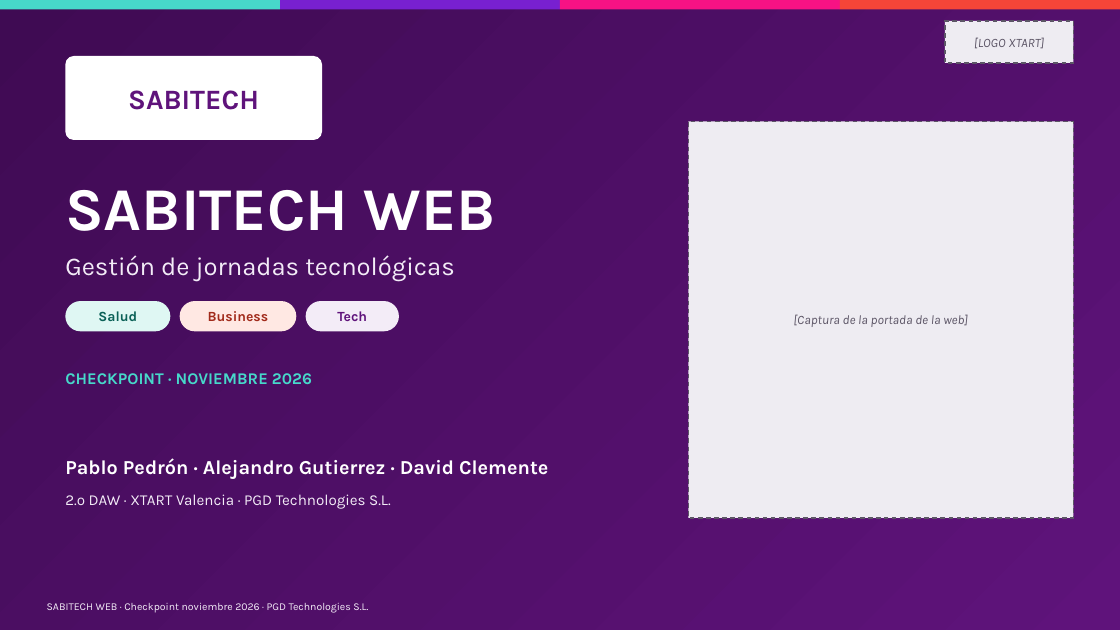
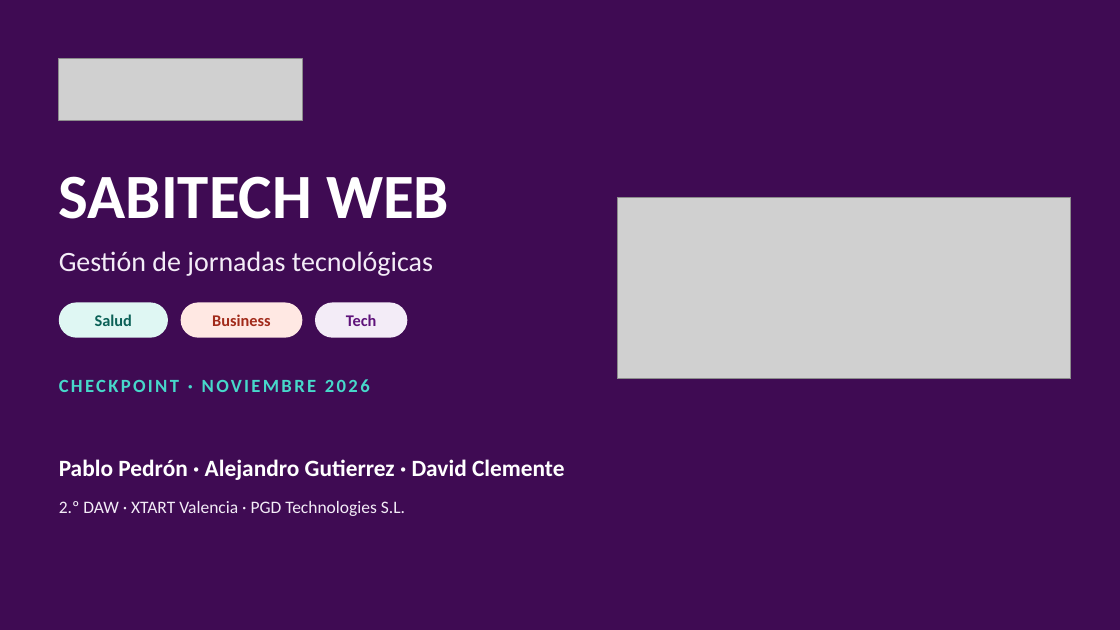
Before and after one commit to pablopedron/SABITECH, a slide deck: slide 1 of documents/Presentacion/Presentación_Sabitech.pptx. Drawn at 1120x630 pixels with LibreOffice and Linux fonts; fonts in the diff are those of the drawing; grey boxes stand for pictures; background and template pictures are left out. Boxes give left, top, right and bottom in pixels: in the first picture for what was removed or moved away, otherwise in the second. Text is boxed around its words. In the diff, an @@ line names an element or a change of style, - is before the commit and + after.

Commit message:
Presentación del checkpoint: 19 diapositivas con capturas reales, logo de XTART y notas del orador

```diff
--- a/documents/Presentacion/Presentación_Sabitech.pptx
+++ b/documents/Presentacion/Presentación_Sabitech.pptx
@@ background gradient #3F0B53 to #5F137B to #3F0B53 @@
@@ rectangle removed at (x1=0, y1=0, x2=280, y2=9) @@
@@ rectangle removed at (x1=280, y1=0, x2=560, y2=9) @@
@@ rectangle removed at (x1=560, y1=0, x2=840, y2=9) @@
@@ rectangle removed at (x1=840, y1=0, x2=1120, y2=9) @@
@@ rectangle removed at (x1=945, y1=21, x2=1074, y2=63) @@
-[LOGO XTART]
@@ picture added at (x1=59, y1=59, x2=302, y2=121) @@
@@ rounded rectangle removed at (x1=66, y1=56, x2=323, y2=140) @@
-SABITECH
@@ rectangle removed at (x1=688, y1=121, x2=1073, y2=518) @@
-[Captura de la portada de la web]
@@ text "SABITECH WEB" moved from (x1=65, y1=190, x2=496, y2=231) to (x1=59, y1=176, x2=449, y2=219) @@
@@ text "SABITECH WEB" at (x1=59, y1=176, x2=449, y2=219): size 52 to 54 pt, font Karla to Calibri @@
@@ picture added at (x1=618, y1=197, x2=1071, y2=379) @@
@@ text "Gestión de jornadas tecnológicas" at (x1=59, y1=251, x2=433, y2=276): size 22 to 24 pt, font Karla to Calibri @@
@@ size 12 to 14 pt, font Karla to Calibri in 3 elements at (x1=181, y1=302, x2=302, y2=338), (x1=315, y1=302, x2=408, y2=338), (x1=59, y1=302, x2=168, y2=338) @@
@@ rounded rectangle "Salud" resized from (x1=66, y1=301, x2=171, y2=331) to (x1=59, y1=302, x2=168, y2=338) @@
@@ rounded rectangle "Business" resized from (x1=180, y1=301, x2=297, y2=331) to (x1=181, y1=302, x2=302, y2=338) @@
@@ rounded rectangle "Tech" resized from (x1=306, y1=301, x2=399, y2=331) to (x1=315, y1=302, x2=408, y2=338) @@
@@ text "CHECKPOINT · NOVIEMBRE 2026" at (x1=59, y1=379, x2=370, y2=392): size 14 to 16 pt, font Karla to Calibri, letter spacing 0 to 2 pt @@
@@ text "Pablo Pedrón · Alejandro Gutierrez ..." at (x1=59, y1=459, x2=565, y2=480): size 17 to 20 pt, font Karla to Calibri @@
@@ text "2.º DAW · XTART Valencia ..." moved from (x1=65, y1=494, x2=391, y2=509) to (x1=59, y1=501, x2=405, y2=516) @@
@@ text "2.º DAW · XTART Valencia ..." at (x1=59, y1=501, x2=405, y2=516): size 13 to 15 pt, font Karla to Calibri @@
@@ text removed at (x1=47, y1=603, x2=368, y2=613) @@
-SABITECH WEB · Checkpoint noviembre 2026 · PGD Technologies S.L.
```
Also in this commit, not shown: 18 other slides changed.
